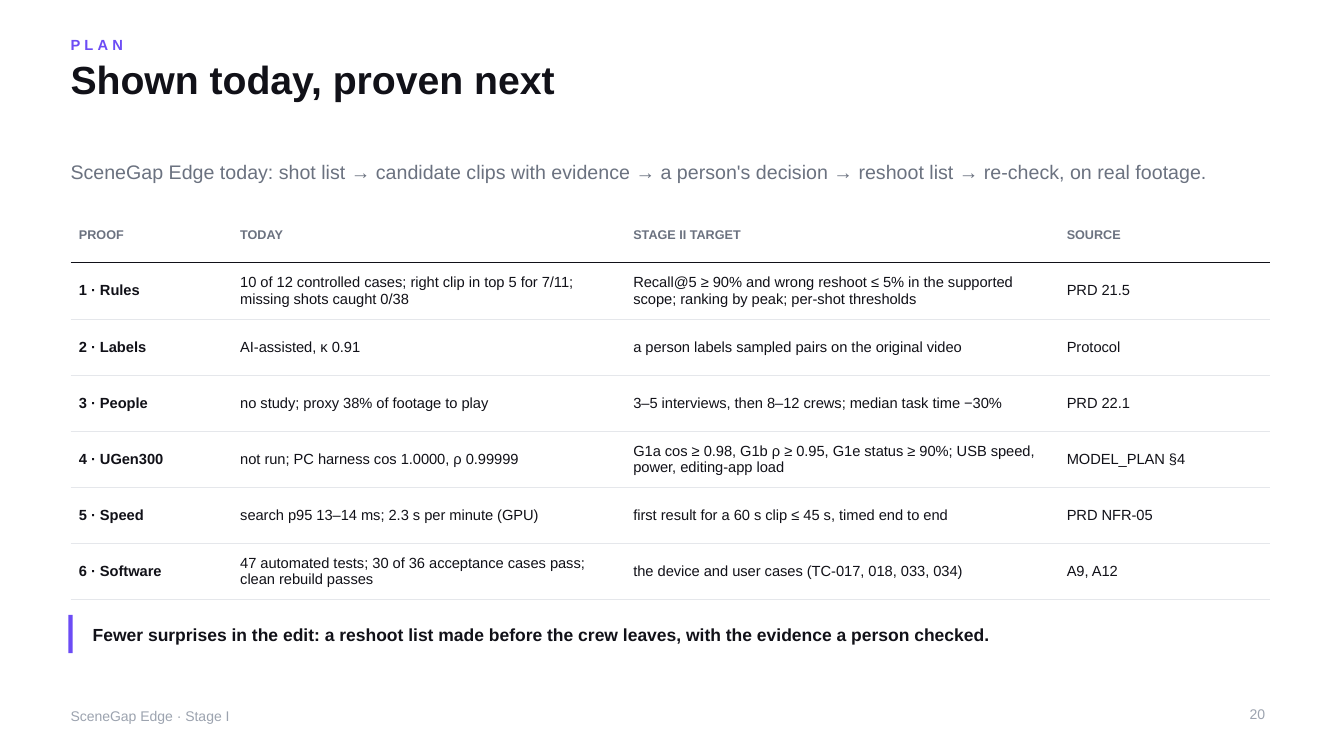
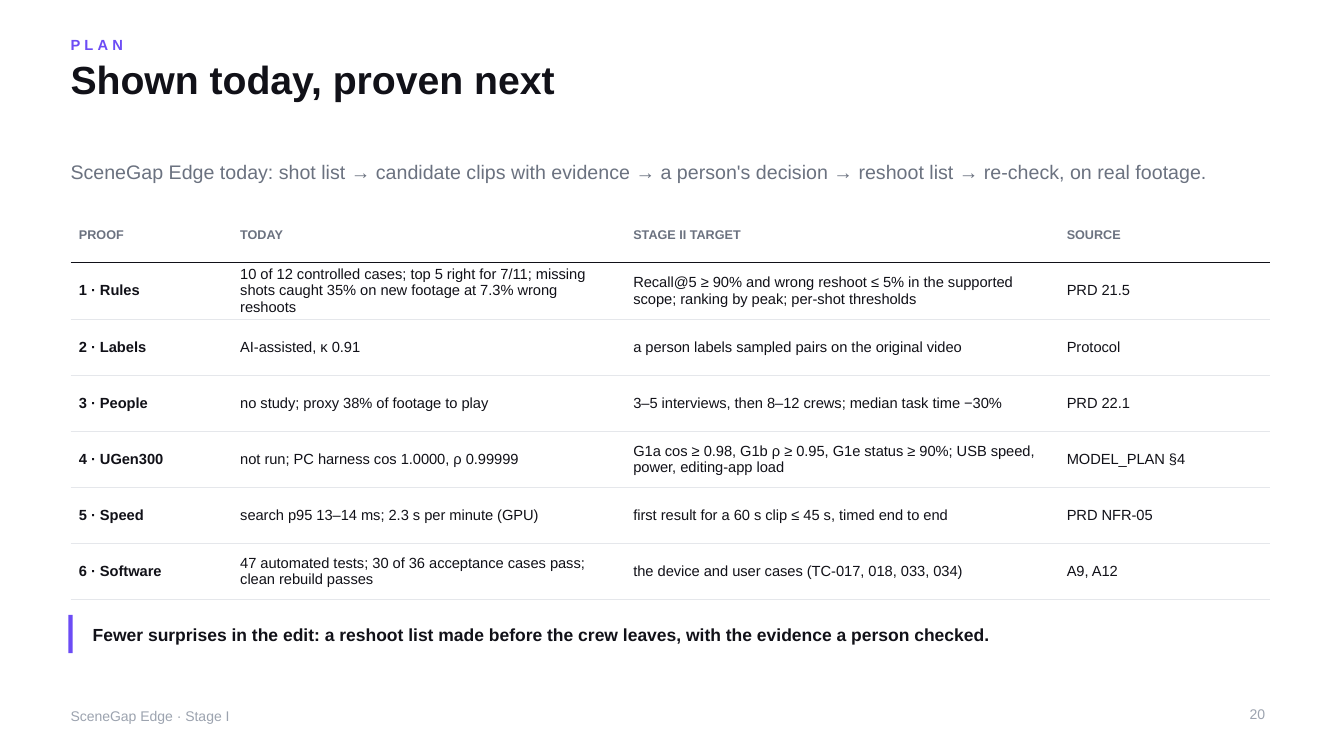
Before and after one commit to yu9bryan/scenegap-edge, a slide deck: slide 20 of docs/deck/SceneGapEdge_StageI_Proposal.pptx. Drawn at 1344x756 pixels with LibreOffice and Linux fonts; fonts in the diff are those of the drawing. Boxes give left, top, right and bottom in pixels: in the first picture for what was removed or moved away, otherwise in the second. Text is boxed around its words. In the diff, an @@ line names an element or a change of style, - is before the commit and + after.

```diff
--- a/docs/deck/SceneGapEdge_StageI_Proposal.pptx
+++ b/docs/deck/SceneGapEdge_StageI_Proposal.pptx
@@ table at (71,207,1270,591) @@
-row 2, column 2: 10 of 12 controlled cases; right clip in top 5 for 7/11; missing shots caught 0/38
+row 2, column 2: 10 of 12 controlled cases; top 5 right for 7/11; missing shots caught 35% on new footage at 7.3% wrong reshoots
```
Also in this commit, not shown: 4 other slides changed, 9 other files.
